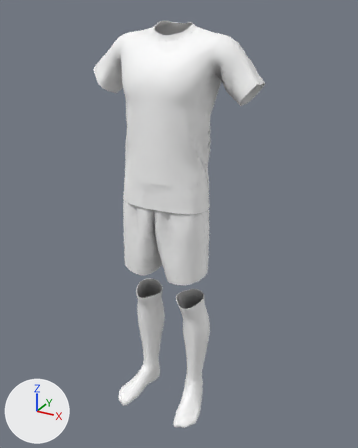
The glTF model hoodie-studio/models/soccer.glb as it was, and as the next commit left it.
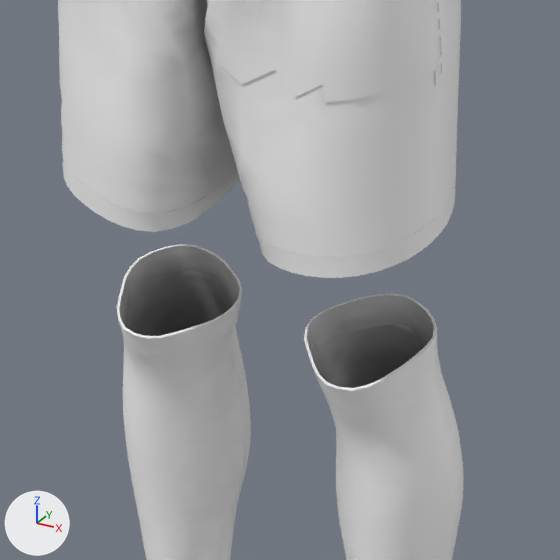
The first picture shows the older version from a camera (50 mm lens) standing at (1.72, -2.92, 1.74) and looking at (0.07, 0.08, 0.24). The close-ups show the older and then the newer version on the part from 31% to 64% of the width and 50% to 77% of the height of that picture. Only the edits that show in the close-ups are written down. Lighting does not change. The marker at lower left points along +X, +Y and +Z. Where no turn or scale is listed for an object, it has been applied to the vertices. Vertices at exactly the same position are counted once.

The first close-up shows 'print_left', 'shorts', 'shortsTrim', 'socks'.
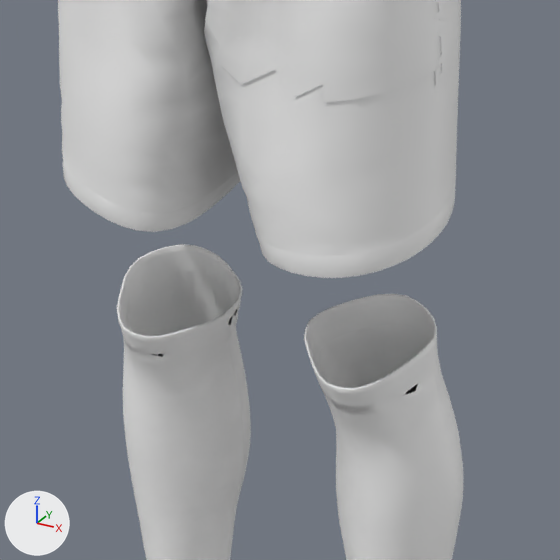
Where the newer file only moved an object's origin or applied its transform, the numbers keep the older frame.

Where the change shows, as pixel boxes [x1, y1, x2, y2] in the close-ups (560 x 560 px; the box of a moved part takes in the faces that stretch with it):
part 1 of me_socks, moved or reshaped: [124, 289, 243, 361] in both
part 2 of me_socks, moved or reshaped: [313, 345, 324, 374] in both
part 3 of me_socks, recoloured (dark grey to white): [117, 244, 436, 416] in both

The change, as a diff of the scene's bpy script:
```diff
--- a/hoodie-studio/models/soccer.glb.py
+++ b/hoodie-studio/models/soccer.glb.py
@@ me_socks @@
 # used by ob_socks; location = (0.012, -0.055, -0.835)
-me_socks.from_pydata(...)  # 10932 vertices, 20486 faces; spans x -0.375..0.375, y -0.267..0.267, z -0.515..0.515
+me_socks.from_pydata(...)  # 10935 vertices, 20563 faces; spans x -0.375..0.375, y -0.267..0.267, z -0.515..0.515
+# me_socks part 1: 5 vertices moved from x -0.258..-0.094, y -0.008..0.111, z 0.389..0.413 to x -0.258..-0.097, y -0.001..0.114, z 0.388..0.41; 15 vertices removed from x -0.174..-0.075, y -0.001..0.118, z 0.389..0.47; 16 vertices added at x -0.17..-0.083, y 0.006..0.116, z 0.386..0.464
+# me_socks part 2: 6 vertices moved from x 0.089..0.106, y 0.05..0.073, z 0.42..0.438 to x 0.093..0.108, y 0.047..0.077, z 0.416..0.442; 2 vertices removed from x 0.092..0.122, y 0.031..0.07, z 0.417..0.424; 2 vertices added at x 0.099..0.116, y 0.039..0.066, z 0.421..0.426
+# me_socks part 3: 11684 kept faces spanning x -0.37..0.37, y -0.263..0.263, z -0.514..0.515 get new vertex colours; the middle colour goes from dark grey #6c6c6c to white #fdfdfd
+# other edits to the shape of me_socks do not show in these pictures
 me_socks.materials.append(mat_defaultmaterial_004)
```
